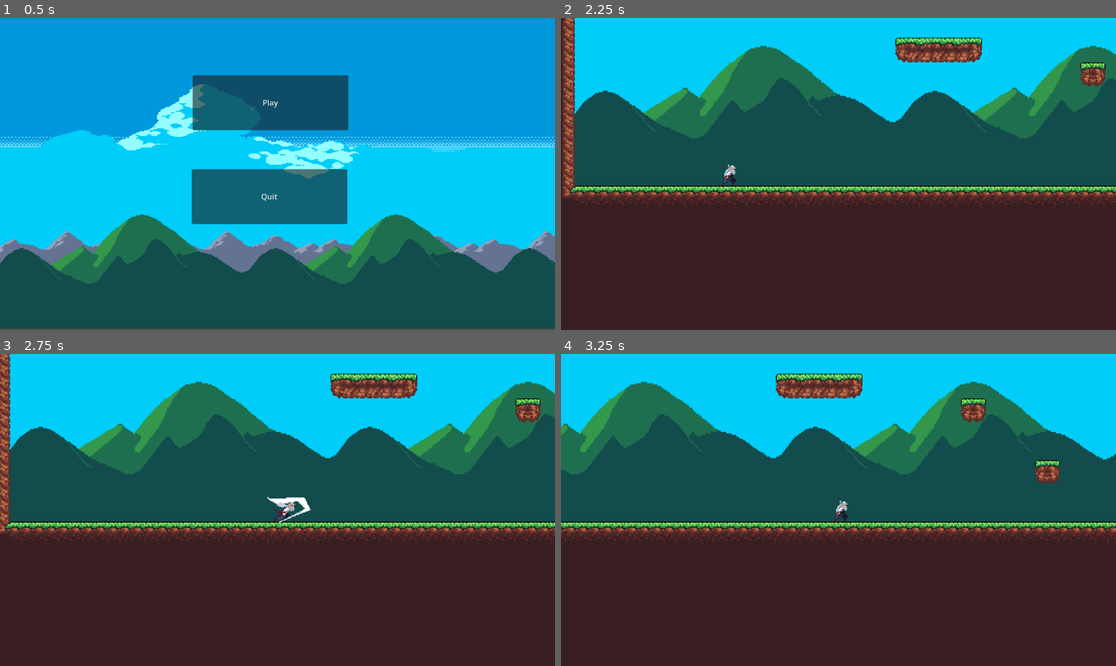
Above: before the commit, frames 1-4 (two rows, left to right).
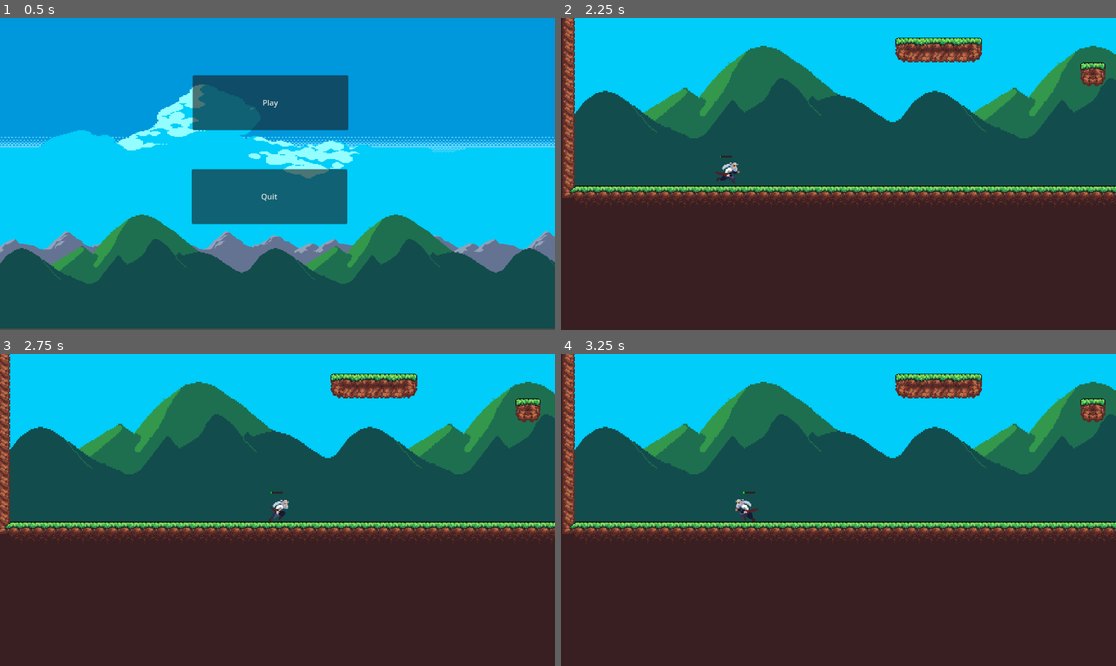
Above: after the commit, the same moments.

Repository: lukaszavadil1/AK8POGame
Game: Godot game, scene res://main.tscn
Two runs of this game, one before a commit and one after it. Both use one fixed random seed, a clock stepped at 60 frames per second and the inputs below.
Inputs:
- Up to frame 1 (0.5 s): no input
- Up to frame 2 (2.25 s): click "Play" at 0.5 s; hold Space (ui_accept) 1.28-2.03 s; hold Right (ui_right) from 1.28 s (still down); tap Space (ui_accept) at 2.1 s
- Up to frame 3 (2.75 s): keep holding Right (ui_right); tap Space (ui_accept) at 2.27, 2.57 s
- Up to frame 4 (3.25 s): release Right (ui_right) at 2.78 s; hold Left (ui_left) from 2.78 s (still down); hold Space (ui_accept) from 2.78 s (still down)

Frame 1 is identical in both runs. In frame 2, 0.2% of the frame differs, in the area x 27-33%, y 44-54%; in frame 3, 0.4%; in frame 4, 23%, in the area x 0-100%, y 0-61%.

Commit message:
Added stamina bar feature

Diff:
--- a/src/Player/Player.tscn
+++ b/src/Player/Player.tscn
@@ -1,10 +1,11 @@
-[gd_scene load_steps=50 format=3 uid="uid://cgvx2krfwaorl"]
+[gd_scene load_steps=51 format=3 uid="uid://cgvx2krfwaorl"]
 
 [ext_resource type="Texture2D" uid="uid://nx047m7lftk4" path="res://Samurai-assets/ATTACK 1.png" id="1_3qydi"]
 [ext_resource type="Script" uid="uid://c0rjavsjk7wcq" path="res://Player/player.gd" id="1_q3lat"]
 [ext_resource type="Texture2D" uid="uid://5uc03sgdgvrf" path="res://Samurai-assets/HURT.png" id="3_8g4oa"]
 [ext_resource type="Texture2D" uid="uid://dxb1s35l1rp7w" path="res://Samurai-assets/IDLE.png" id="4_6ysni"]
 [ext_resource type="Texture2D" uid="uid://3khdi6566bam" path="res://Samurai-assets/RUN.png" id="5_vlldt"]
+[ext_resource type="PackedScene" uid="uid://iyi7pe1kawk" path="res://Utils/StaminaBar.tscn" id="6_6ysni"]
 
 [sub_resource type="CapsuleShape2D" id="CapsuleShape2D_q3lat"]
 radius = 5.0
@@ -419,6 +420,12 @@
 limit_left = 0
 limit_top = 0
 
+[node name="StaminaBarUI" parent="Camera2D" instance=ExtResource("6_6ysni")]
+offset_left = -9.0
+offset_top = -24.0
+offset_right = 7.0
+offset_bottom = -21.0
+
 [node name="PlayerAnimation" type="AnimationPlayer" parent="."]
 libraries = {
 &"": SubResource("AnimationLibrary_vlldt")
--- a/src/Player/player.gd
+++ b/src/Player/player.gd
@@ -7,8 +7,21 @@
 @onready var anim = $PlayerAnimation
 var is_attacking = false
 
+# Stamina
+var max_stamina = 16
+var current_stamina = max_stamina
+var stamina_regen_rate = 1.0
+var attack_stamina_cost = 5.0
+@onready var stamina_bar = $Camera2D/StaminaBarUI
+
+func _process(delta: float) -> void:
+	if current_stamina < max_stamina and not is_attacking:
+		current_stamina = min(current_stamina + stamina_regen_rate * delta, max_stamina)
+		stamina_bar.update_stamina(current_stamina, max_stamina)
+
 func _ready():
 	anim.connect("animation_finished", _on_animation_finished)
+	stamina_bar.update_stamina(current_stamina, max_stamina)
 
 func _on_animation_finished(anim_name):
 	if anim_name == "Attack":
@@ -24,7 +37,9 @@
 		velocity.y = JUMP_VELOCITY
 
 	# Handle attack
-	if Input.is_action_pressed("ui_accept"):
+	if Input.is_action_pressed("ui_accept") and current_stamina >= attack_stamina_cost and not is_attacking:
+		current_stamina -= attack_stamina_cost
+		stamina_bar.update_stamina(current_stamina, max_stamina)
 		is_attacking = true
 		anim.play("Attack")
 
--- /dev/null
+++ b/src/Utils/StaminaBar.tscn
@@ -0,0 +1,25 @@
+[gd_scene load_steps=2 format=3 uid="uid://iyi7pe1kawk"]
+
+[ext_resource type="Script" uid="uid://8ivro67xwd4g" path="res://Utils/stamina_bar.gd" id="1_gvvmh"]
+
+[node name="StaminaBarUI" type="Control"]
+layout_mode = 3
+anchors_preset = 0
+offset_left = 14.0
+offset_top = 6.0
+offset_right = 30.0
+offset_bottom = 9.0
+script = ExtResource("1_gvvmh")
+
+[node name="StaminaBar" type="ColorRect" parent="."]
+z_index = 1
+layout_mode = 0
+offset_right = 16.0
+offset_bottom = 3.0
+color = Color(0, 1, 0, 1)
+
+[node name="StaminaBarBackground" type="ColorRect" parent="."]
+layout_mode = 0
+offset_right = 16.0
+offset_bottom = 3.0
+color = Color(0.151276, 0.151276, 0.151276, 1)
--- /dev/null
+++ b/src/Utils/stamina_bar.gd
@@ -0,0 +1,7 @@
+extends Control
+
+@onready var fill = $StaminaBar
+var max_width: float = 16.0
+
+func update_stamina(value: float, max_value: float):
+	fill.size.x = (value / max_value) * max_width
